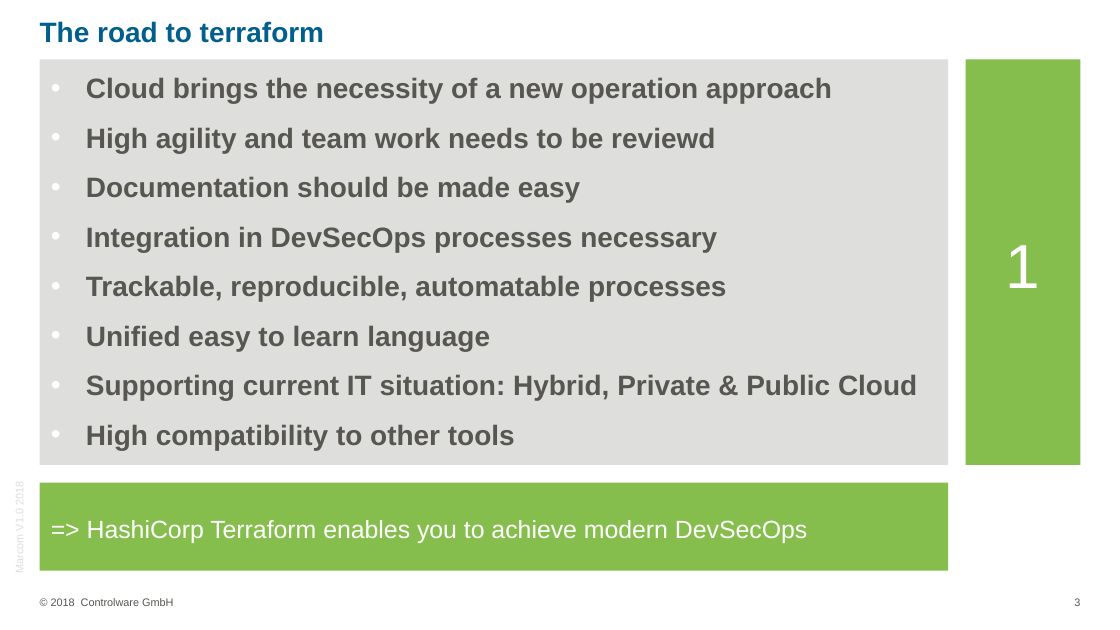
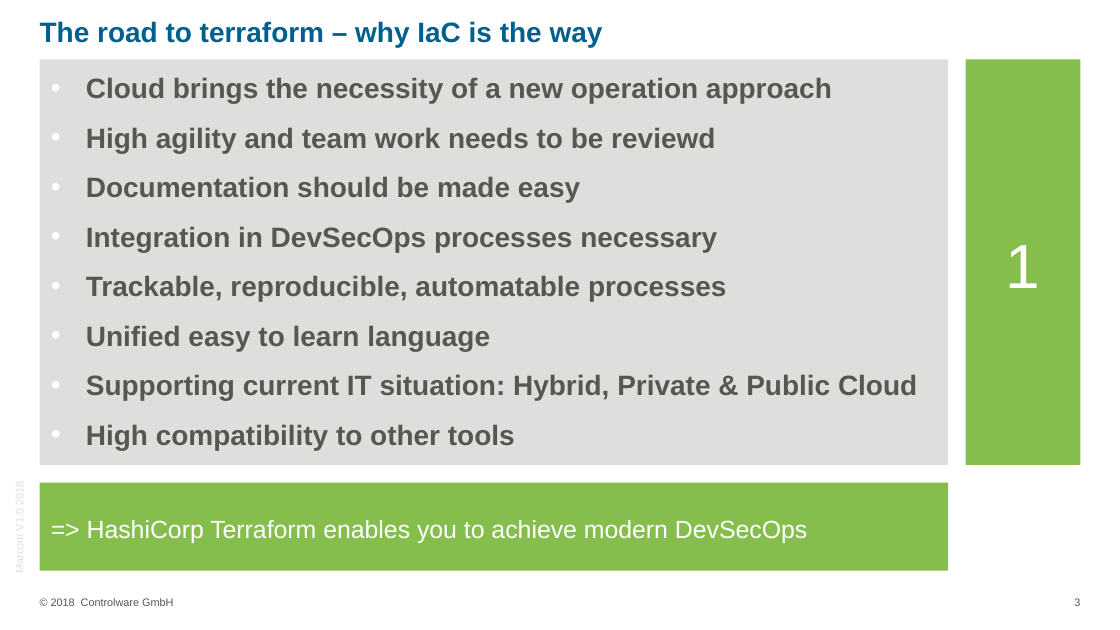
Before and after one commit to rscheder/workshops, a slide deck: slide 3 of tf/ppt/Workshop_Terraform_Basic.pptx. Drawn at 1120x630 pixels with LibreOffice and Linux fonts; fonts in the diff are those of the drawing; background and template pictures are left out. Boxes give left, top, right and bottom in pixels: in the first picture for what was removed or moved away, otherwise in the second. Text is boxed around its words. In the diff, an @@ line names an element or a change of style, - is before the commit and + after.

```diff
--- a/tf/ppt/Workshop_Terraform_Basic.pptx
+++ b/tf/ppt/Workshop_Terraform_Basic.pptx
@@ title at (x1=40, y1=21, x2=603, y2=48): text changed @@
-The road to terraform
+The road to terraform – why IaC is the way
```
Also in this commit, not shown: 1 other file.
